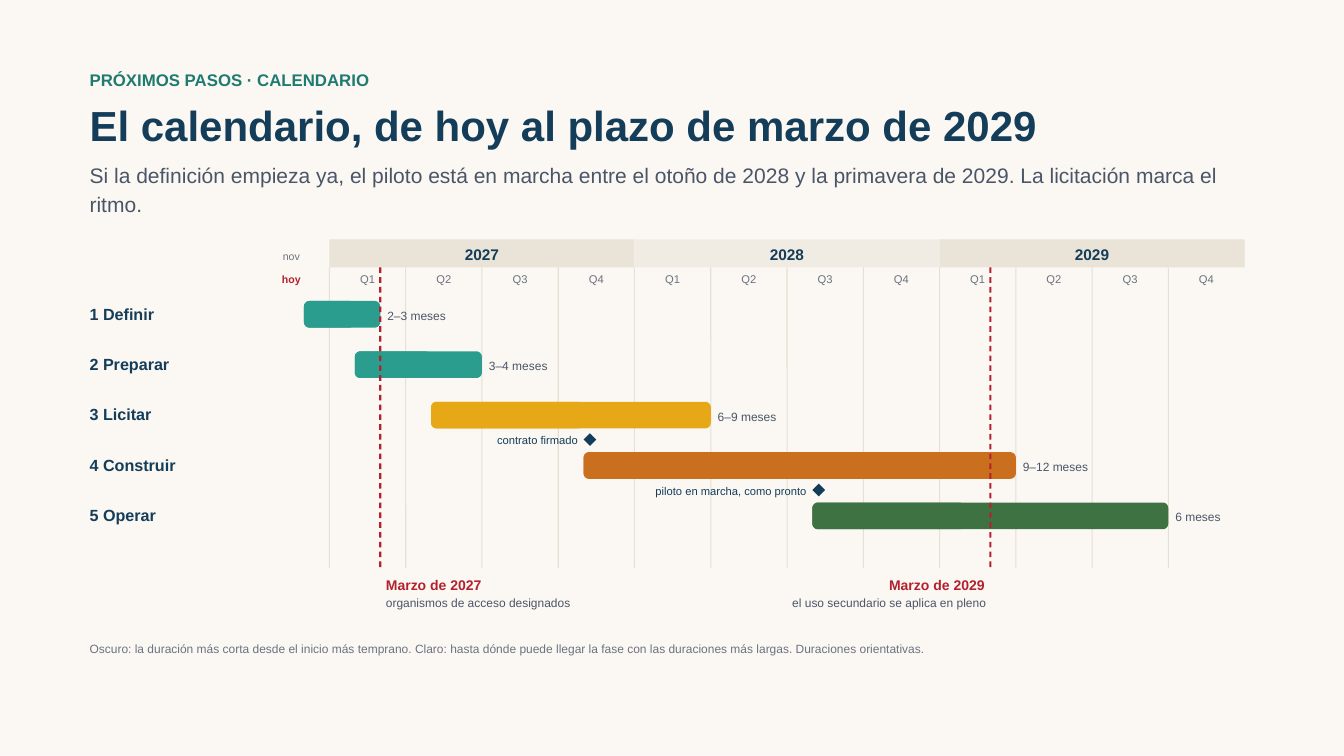
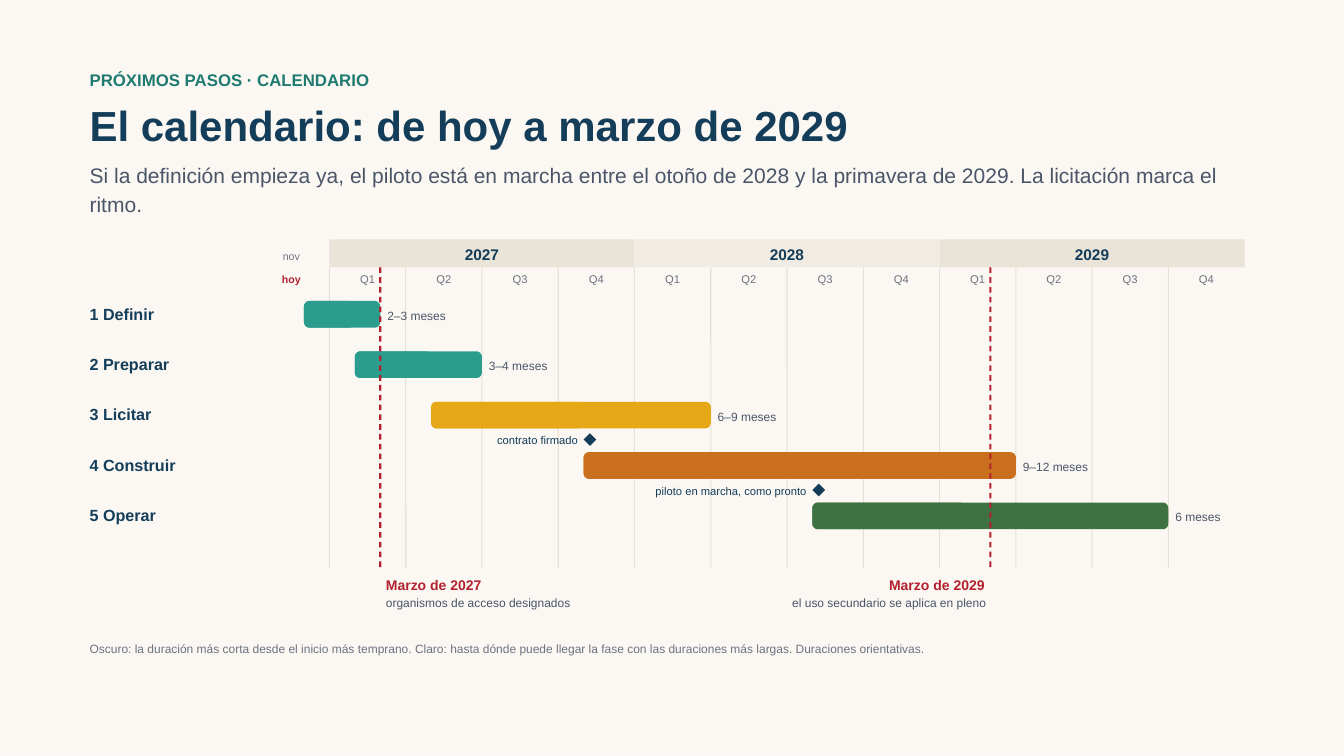
Before and after one commit to ma3u/MinimumViableHealthDataspacev2, a slide deck: slide 24 of docs/demos/euskadi-ejie-2026-es.pptx. Drawn at 1344x756 pixels with LibreOffice and Linux fonts; fonts in the diff are those of the drawing. Boxes give left, top, right and bottom in pixels: in the first picture for what was removed or moved away, otherwise in the second. Text is boxed around its words. In the diff, an @@ line names an element or a change of style, - is before the commit and + after.

```diff
--- a/docs/demos/euskadi-ejie-2026-es.pptx
+++ b/docs/demos/euskadi-ejie-2026-es.pptx
@@ text at (x1=90, y1=110, x2=847, y2=150): text changed @@
-El calendario, de hoy al plazo de marzo de 2029
+El calendario: de hoy a marzo de 2029
```
Also in this commit, not shown: 18 other slides changed, 11 other files.
